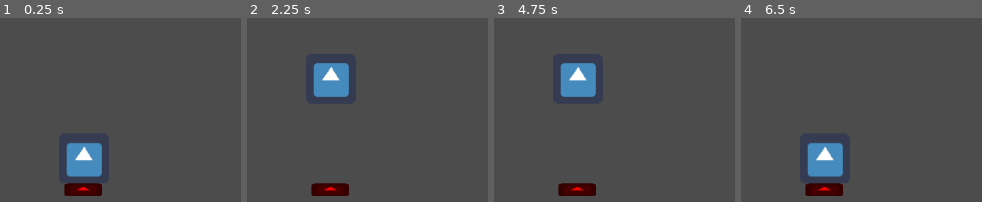
Above: before the commit, frames 1-4 (left to right).
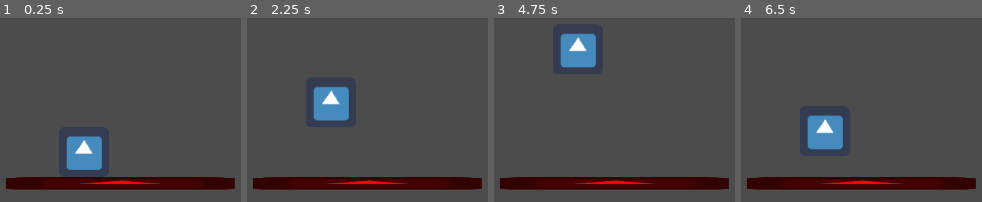
Above: after the commit, the same moments.

Repository: Tuiuiu/gamejaajproject
Game: Godot game, scene res://Scenes/World/World.tscn
Two runs of this game, one before a commit and one after it. Both use one fixed random seed, a clock stepped at 60 frames per second and the inputs below. The project has no main scene, so this scene is started directly. The engine's default icon, where the game draws it, is replaced by a stand-in: a white triangle on a blue panel in a dark square.
Inputs:
- Up to frame 1 (0.25 s): no input
- Up to frame 2 (2.25 s): tap Enter at 0.5 s; hold Up (ui_up) 0.53-2.03 s; tap Space at 2 s; tap Up (ui_up) at 2.1 s
- Up to frame 3 (4.75 s): hold Up (ui_up) 2.78-4.28 s; tap Enter at 4.25 s; tap Up (ui_up) at 4.35, 4.52 s
- Up to frame 4 (6.5 s): tap Up (ui_up) at 4.82, 5.85, 6.02, 6.32 s; hold Up (ui_up) 5.03-5.78 s

The runs differ from the first frame. In frame 1, 8.4% of the frame differs, in the area x 2-98%, y 64-97%; in frame 2, 11%; in frame 3, 12%, in the area x 2-98%, y 8-97%; in frame 4, 11%.

Commit message:
Adds double jump and enlarges player platform

Diff:
--- a/GameJaajProject/Scenes/Player/Player.gd
+++ b/GameJaajProject/Scenes/Player/Player.gd
@@ -4,22 +4,27 @@
 # Declare member variables here. Examples:
 # var a = 2
 # var b = "text"
-var GRAVITY = 4000.0
-var JUMP_FORCE = 1000.0
+var GRAVITY = 50.0
+var JUMP_FORCE = 650.0
 var velocity = Vector2()
-
+var jump_count = 0
 
 # Called when the node enters the scene tree for the first time.
 func _ready():
-    pass # Replace with function body.
+	pass # Replace with function body.
 
 func _physics_process(delta):
-    if (!is_on_floor()):
-        velocity.y += GRAVITY * delta
-    if (Input.is_action_just_pressed("ui_up") && is_on_floor()):
-        velocity.y = -JUMP_FORCE
+	if (!is_on_floor()):
+		velocity.y += GRAVITY# * delta
+	if (Input.is_action_just_pressed("ui_up") && is_on_floor()):
+		velocity.y = -JUMP_FORCE
+		jump_count = 1
+	if (Input.is_action_just_pressed("ui_up") && !is_on_floor()):
+		if jump_count < 2:
+			jump_count += 1
+			velocity.y = -JUMP_FORCE + 70
 
-    move_and_slide(velocity, Vector2(0, -1))
+	move_and_slide(velocity, Vector2(0, -1))
 
 # Called every frame. 'delta' is the elapsed time since the previous frame.
 #func _process(delta):
--- a/GameJaajProject/Scenes/World/World.tscn
+++ b/GameJaajProject/Scenes/World/World.tscn
@@ -4,7 +4,7 @@
 [ext_resource path="res://icon.png" type="Texture" id=2]
 
 [sub_resource type="RectangleShape2D" id=1]
-extents = Vector2( 24, 8 )
+extents = Vector2( 148.576, 8 )
 
 [node name="World" type="Node2D"]
 
@@ -15,14 +15,16 @@
 [node name="LevelInteractables" type="Node2D" parent="."]
 
 [node name="PlayerFloor" type="StaticBody2D" parent="LevelInteractables"]
-position = Vector2( 374.06, 361.332 )
+position = Vector2( 333.755, 353.554 )
 
 [node name="CollisionShape2D" type="CollisionShape2D" parent="LevelInteractables/PlayerFloor"]
+position = Vector2( 86.6206, -0.707092 )
 shape = SubResource( 1 )
 
 [node name="Sprite" type="Sprite" parent="LevelInteractables/PlayerFloor"]
 modulate = Color( 1, 0, 0, 1 )
-scale = Vector2( 0.75, 0.25 )
+position = Vector2( 87.4698, -0.353516 )
+scale = Vector2( 4.57724, 0.25 )
 texture = ExtResource( 2 )
 
 [node name="Player" parent="." instance=ExtResource( 1 )]
